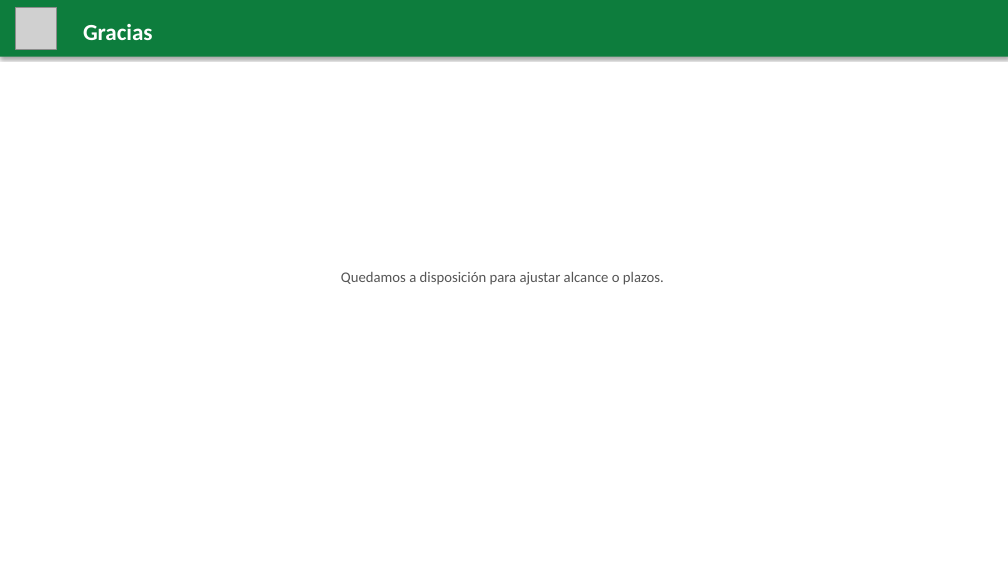
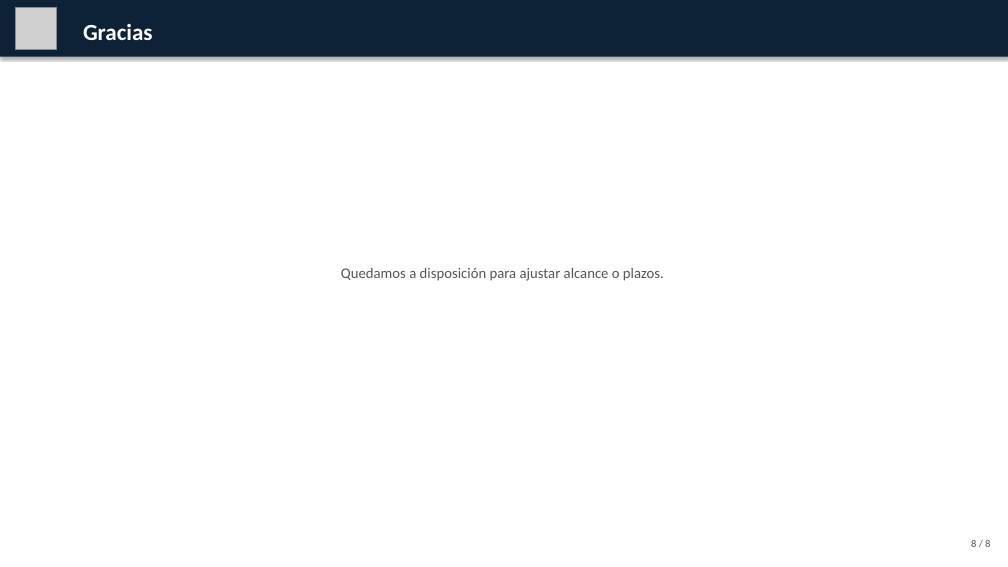
Before and after one commit to lucasbustosmartin-coder/pandy, a slide deck: slide 8 of presentacion/Propuesta_Pandi.pptx. Drawn at 1008x567 pixels with LibreOffice and Linux fonts; fonts in the diff are those of the drawing; grey boxes stand for pictures. Boxes give left, top, right and bottom in pixels: in the first picture for what was removed or moved away, otherwise in the second. Text is boxed around its words. In the diff, an @@ line names an element or a change of style, - is before the commit and + after.

```diff
--- a/presentacion/Propuesta_Pandi.pptx
+++ b/presentacion/Propuesta_Pandi.pptx
@@ rectangle at (x1=0, y1=0, x2=1008, y2=57): fill #0D7D3D to #0D2137 @@
@@ text "Quedamos a disposición para ajustar ..." at (x1=341, y1=268, x2=664, y2=281): line spacing 1 to 1.2 @@
@@ text added at (x1=971, y1=540, x2=990, y2=547), 10 pt, text #555555 @@
+8 / 8
```
Also in this commit, not shown: 7 other slides changed, 5 other files.
